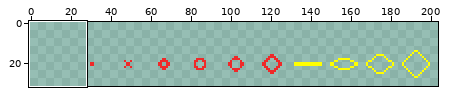
Edited in one commit: sprite sheet (android/assets/atlas/game.png). Above, an overview of the earlier version with the close-up marked.
Close-up. Before the commit:
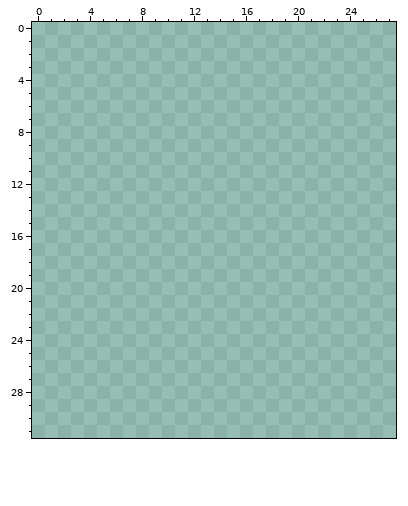
The file is 256x32 pixels. Shown: x 0..27, y 0..31. The old version is drawn lined up with the new one. The wide view leaves out empty margins.
And afterwards:
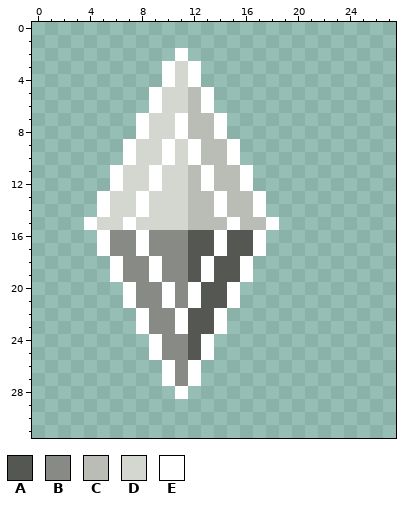
Palette (. is transparent): A #555753  B #888a85  C #babdb6  D #d3d7cf  E #ffffff
Change:
whole drawing moved by +21,+11 (the old picture is shown already moved)
@@ x 2..20 @@
  1 ...................
- 2 ...................
- 3 ...................
- 4 ...................
- 5 ...................
- 6 ...................
- 7 ...................
- 8 ...................
- 9 ...................
-10 ...................
-11 ...................
-12 ...................
-13 ...................
-14 ...................
-15 ...................
-16 ...................
-17 ...................
-18 ...................
-19 ...................
-20 ...................
-21 ...................
-22 ...................
-23 ...................
-24 ...................
-25 ...................
-26 ...................
-27 ...................
-28 ...................
+ 2 .........E.........
+ 3 ........EDE........
+ 4 ........EDE........
+ 5 .......EDDCE.......
+ 6 .......EDDCE.......
+ 7 ......EDDECCE......
+ 8 ......EDDECCE......
+ 9 .....EDDEDECCE.....
+10 .....EDDEDECCE.....
+11 ....EDDEDDCECCE....
+12 ....EDDEDDCECCE....
+13 ...EDDEDDDCCECCE...
+14 ...EDDEDDDCCECCE...
+15 ..EDDEDDDDCCCECCE..
+16 ...EBBEBBBAAEAAE...
+17 ...EBBEBBBAAEAAE...
+18 ....EBBEBBAEAAE....
+19 ....EBBEBBAEAAE....
+20 .....EBBEBEAAE.....
+21 .....EBBEBEAAE.....
+22 ......EBBEAAE......
+23 ......EBBEAAE......
+24 .......EBBAE.......
+25 .......EBBAE.......
+26 ........EBE........
+27 ........EBE........
+28 .........E.........
 29 ...................
